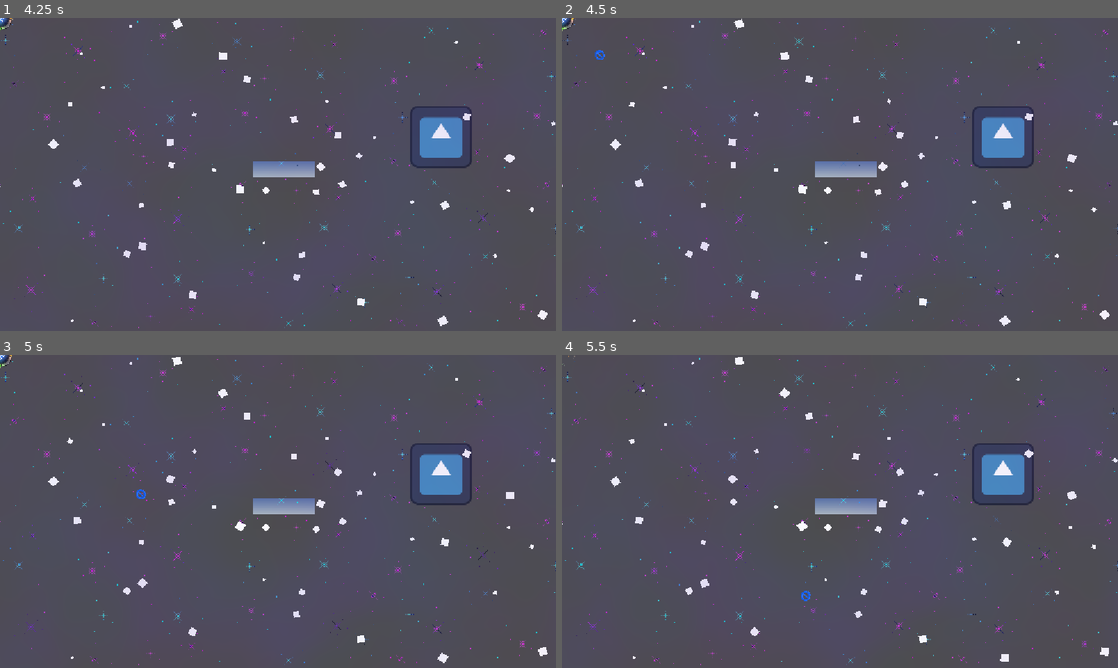
Above: before the commit, frames 1-4 (two rows, left to right).
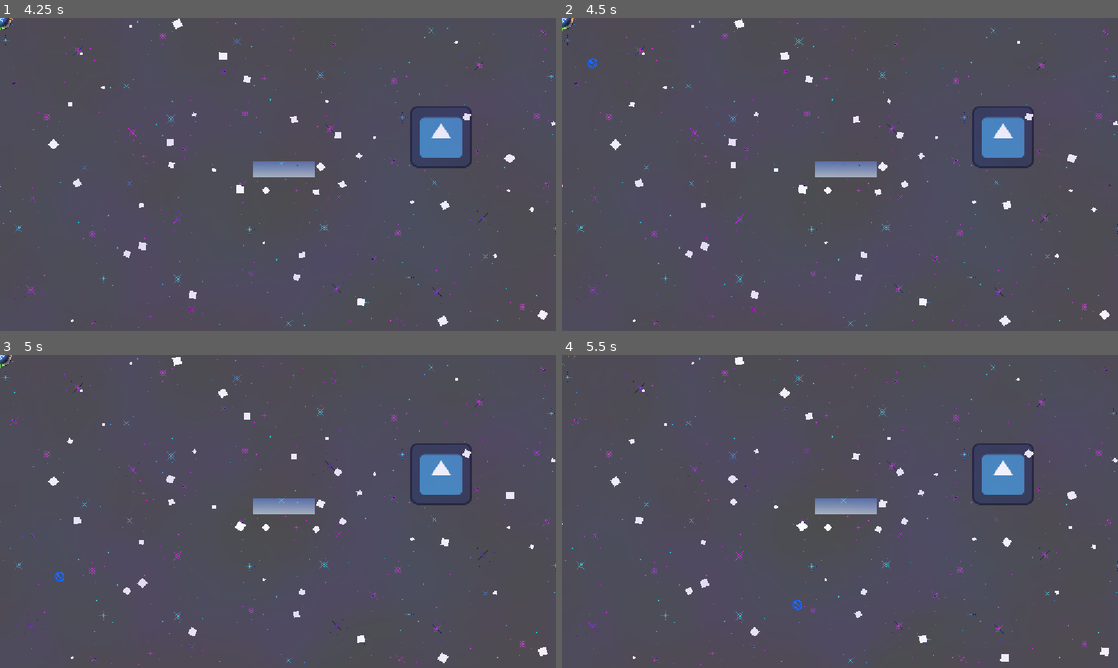
Above: after the commit, the same moments.

Repository: eee12342/New-Game
Game: Godot game, scene res://scenes/main.tscn
The game is run twice, just before and just after one commit, with the same random seed, the same clock (stepped at 60 frames per second) and the same inputs. The engine's default icon, where the game draws it, is replaced by a stand-in: a white triangle on a blue panel in a dark square.
Inputs (mouse positions are in pixels of both pictures, inside the frame that each line leads up to):
- Up to frame 1 (4.25 s): move the mouse to (400, 158) at 0.52 s; tap one key every 0.75 s from 0.6 s: A (colour1) W (colour2) D (colour3) S (colour4); move the mouse to (166, 190) at 1.27 s; move the mouse to (333, 105) at 2.02 s; move the mouse to (250, 237) at 2.77 s; move the mouse to (444, 221) at 3.52 s; hold Shift (colour_change_mode) from 3.53 s (still down)
- Up to frame 2 (4.5 s): move the mouse to (673, 127) at 4.27 s; release Shift (colour_change_mode) at 4.28 s; click (673, 127) at 4.35 s
- Up to frame 3 (5 s): no input
- Up to frame 4 (5.5 s): move the mouse to (867, 511) at 5.02 s; tap A (colour1) at 5.1 s

Frame 1 is identical in both runs. In frame 2, less than 0.1% of the frame differs, in the area x 4-8%, y 10-16%; in frame 3, less than 0.1%, in the area x 9-27%, y 42-73%; in frame 4, less than 0.1%.

Commit message:
Add blue bullet and refactor Bullet movement
Introduce a Blue bullet variant (scene + script) that implements sinusoidal movement (frequency, amplitude, time_passed). Refactor scenes/character/bullet/bullet.gd: add class_name Bullet, extract move(delta) and call it from _physics_process; provide a default linear move implementation. Update Player to preload the new blue bullet scene. Includes scene/script additions under scenes/character/bullet/blue.

Diff:
--- /dev/null
+++ b/scenes/character/bullet/blue/bulletblue.gd
@@ -0,0 +1,14 @@
+extends Bullet
+
+
+@export var frequency: float = 30
+@export var amplitude: float = 600
+var time_passed: float = 0
+
+
+func move(delta: float):
+	time_passed += delta * frequency
+	var vel_x = speed
+	var vel_y = sin(time_passed) * amplitude
+
+	return Vector2(vel_x, vel_y).rotated(dir)
--- /dev/null
+++ b/scenes/character/bullet/blue/bulletblue.tscn
@@ -0,0 +1,21 @@
+[gd_scene format=3 uid="uid://c5mi0ep2gufyn"]
+
+[ext_resource type="Script" uid="uid://360g1jas3y3j" path="res://scenes/character/bullet/blue/bulletblue.gd" id="1_or75j"]
+[ext_resource type="Texture2D" uid="uid://dw7j308pwjdus" path="res://art/WeaponArt/BlueDisc.png" id="2_vwar3"]
+
+[sub_resource type="CircleShape2D" id="CircleShape2D_jxok7"]
+radius = 8.0
+
+[node name="BulletBlue" type="CharacterBody2D" unique_id=1838346968 groups=["player_projectiles"]]
+scale = Vector2(1.5, 1.5)
+collision_layer = 2
+collision_mask = 4
+script = ExtResource("1_or75j")
+frequency = 5.0
+
+[node name="Sprite" type="Sprite2D" parent="." unique_id=537784310]
+texture_filter = 1
+texture = ExtResource("2_vwar3")
+
+[node name="CollisionShape2D" type="CollisionShape2D" parent="." unique_id=1314644757]
+shape = SubResource("CircleShape2D_jxok7")
--- a/scenes/character/bullet/bullet.gd
+++ b/scenes/character/bullet/bullet.gd
@@ -1,4 +1,5 @@
 extends CharacterBody2D
+class_name Bullet
 
 
 @export var speed := 600
@@ -12,9 +13,13 @@
 	global_rotation = rot
 
 
-func _physics_process(_delta: float) -> void:
-	velocity = Vector2(speed, 0).rotated(dir)
+func _physics_process(delta: float) -> void:
+	velocity = move(delta)
 	move_and_slide()
+
+
+func move(_delta: float):
+	return Vector2(speed, 0).rotated(dir)
 
 
 func begone() -> void:
--- a/scenes/character/bullet/bullet.tscn
+++ /dev/null
@@ -1,20 +0,0 @@
-[gd_scene format=3 uid="uid://c5mi0ep2gufyn"]
-
-[ext_resource type="Script" uid="uid://c3552kd04c7x4" path="res://scenes/character/bullet/bullet.gd" id="1_jxok7"]
-[ext_resource type="Texture2D" uid="uid://dw7j308pwjdus" path="res://art/WeaponArt/BlueDisc.png" id="2_jxok7"]
-
-[sub_resource type="CircleShape2D" id="CircleShape2D_jxok7"]
-radius = 8.0
-
-[node name="BulletBlue" type="CharacterBody2D" unique_id=1838346968 groups=["player_projectiles"]]
-scale = Vector2(1.5, 1.5)
-collision_layer = 2
-collision_mask = 4
-script = ExtResource("1_jxok7")
-
-[node name="Sprite" type="Sprite2D" parent="." unique_id=537784310]
-texture_filter = 1
-texture = ExtResource("2_jxok7")
-
-[node name="CollisionShape2D" type="CollisionShape2D" parent="." unique_id=1314644757]
-shape = SubResource("CircleShape2D_jxok7")
--- a/scenes/character/character.gd
+++ b/scenes/character/character.gd
@@ -3,7 +3,7 @@
 
 
 @onready var sprite: AnimatedSprite2D = $Sprite
-var bullet_path := preload("res://scenes/character/bullet/bullet.tscn")
+var bullet_path := preload("res://scenes/character/bullet/blue/bulletblue.tscn")
 @onready var bullet_spawn: Marker2D = $BulletSpawn
 
 @export var speed := 300.0
Not shown, added: scenes/character/bullet/blue/bulletblue.gd.uid
Not shown, added: scenes/character/bullet/blue/bulletblue.tscn19334401540.tmp
